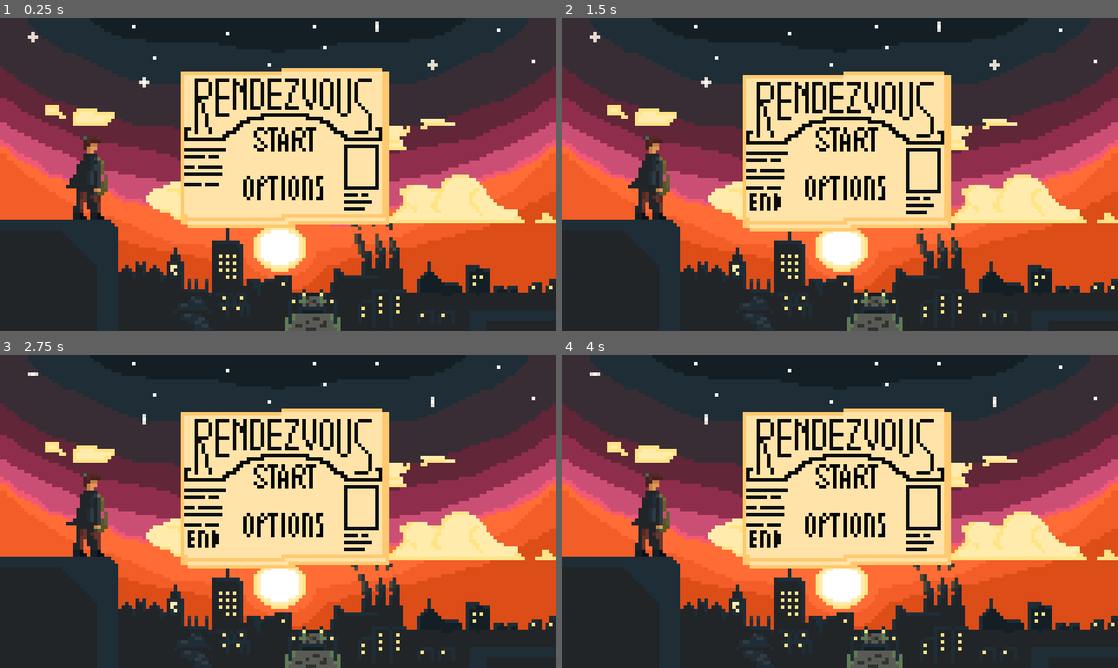
Above: before the commit, frames 1-4 (two rows, left to right).
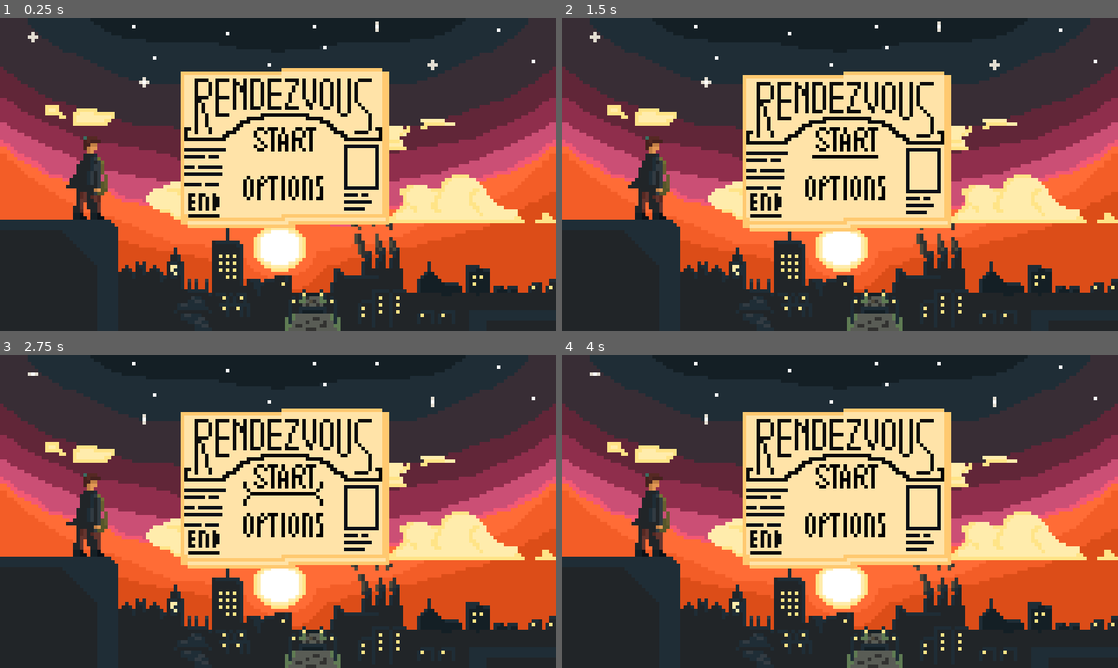
Above: after the commit, the same moments.

Repository: Zach9123/L1-Digital
Game: Godot game, scene res://Scenes/Main_Menu.tscn
Same seed, same stepped clock (60 frames per second), same inputs: the game is played once before the commit and once after it.
Inputs (mouse positions are in pixels of both pictures, inside the frame that each line leads up to):
- Up to frame 1 (0.25 s): no input
- Up to frame 2 (1.5 s): click (856, 199) at 0.52 s; click (845, 140) at 1.25 s
- Up to frame 3 (2.75 s): click (283, 477) at 2 s
- Up to frame 4 (4 s): click (845, 524) at 2.75 s; move the mouse to (962, 495) at 3.52 s; hold Right (ui_right) from 3.53 s (still down); tap Z (dash) at 3.6 s; tap Up (ui_up) at 3.77 s

The runs differ from the first frame. In frame 1, 0.3% of the frame differs, in the area x 33-40%, y 56-64%; in frame 2, 0.2%; in frame 3, 0.3%, in the area x 33-59%, y 40-64%; in frame 4, 0.1%.

Commit message:
V1.14
Finished animations for main menu, Need to make fuctional

Diff:
--- a/Rendezvous/Scenes/Main_Menu.tscn
+++ b/Rendezvous/Scenes/Main_Menu.tscn
@@ -5,6 +5,7 @@
 [ext_resource type="Texture2D" uid="uid://1u480x60vbbj" path="res://sprites/rendezvous_paper_titleV2.png" id="3_xvotp"]
 [ext_resource type="Texture2D" uid="uid://76idxjgcp63g" path="res://sprites/start_buttonV1.png" id="4_00u4r"]
 [ext_resource type="Texture2D" uid="uid://dpguoa7rpan8r" path="res://sprites/option_buttonV1.png" id="5_anlgx"]
+[ext_resource type="Texture2D" uid="uid://c4rnmuhwc4ly8" path="res://sprites/Endbutton.png" id="6_xvotp"]
 
 [sub_resource type="AtlasTexture" id="AtlasTexture_b7rmo"]
 atlas = ExtResource("2_rmbjf")
@@ -102,10 +103,6 @@
 atlas = ExtResource("3_xvotp")
 region = Rect2(448, 896, 448, 448)
 
-[sub_resource type="AtlasTexture" id="AtlasTexture_xeb2h"]
-atlas = ExtResource("3_xvotp")
-region = Rect2(896, 896, 448, 448)
-
 [sub_resource type="SpriteFrames" id="SpriteFrames_fu2oi"]
 animations = [{
 "frames": [{
@@ -132,15 +129,52 @@
 }, {
 "duration": 1.0,
 "texture": SubResource("AtlasTexture_q855l")
-}, {
-"duration": 1.0,
-"texture": SubResource("AtlasTexture_xeb2h")
 }],
 "loop": 0,
 "name": &"default",
 "speed": 8.0
 }]
 
+[sub_resource type="AtlasTexture" id="AtlasTexture_3d000"]
+atlas = ExtResource("5_anlgx")
+region = Rect2(0, 1344, 448, 448)
+
+[sub_resource type="AtlasTexture" id="AtlasTexture_ww33e"]
+atlas = ExtResource("5_anlgx")
+region = Rect2(896, 896, 448, 448)
+
+[sub_resource type="AtlasTexture" id="AtlasTexture_ckybc"]
+atlas = ExtResource("5_anlgx")
+region = Rect2(448, 896, 448, 448)
+
+[sub_resource type="AtlasTexture" id="AtlasTexture_q1hx3"]
+atlas = ExtResource("5_anlgx")
+region = Rect2(0, 896, 448, 448)
+
+[sub_resource type="AtlasTexture" id="AtlasTexture_g76vq"]
+atlas = ExtResource("5_anlgx")
+region = Rect2(896, 448, 448, 448)
+
+[sub_resource type="AtlasTexture" id="AtlasTexture_ffi30"]
+atlas = ExtResource("5_anlgx")
+region = Rect2(448, 448, 448, 448)
+
+[sub_resource type="AtlasTexture" id="AtlasTexture_3j2eb"]
+atlas = ExtResource("5_anlgx")
+region = Rect2(0, 448, 448, 448)
+
+[sub_resource type="AtlasTexture" id="AtlasTexture_jfol7"]
+atlas = ExtResource("5_anlgx")
+region = Rect2(896, 0, 448, 448)
+
+[sub_resource type="AtlasTexture" id="AtlasTexture_qd0wk"]
+atlas = ExtResource("5_anlgx")
+region = Rect2(448, 0, 448, 448)
+
+[sub_resource type="AtlasTexture" id="AtlasTexture_xmucj"]
+atlas = ExtResource("5_anlgx")
+region = Rect2(0, 0, 448, 448)
+
 [sub_resource type="AtlasTexture" id="AtlasTexture_xw7w0"]
 atlas = ExtResource("5_anlgx")
 region = Rect2(0, 0, 448, 448)
@@ -185,6 +219,41 @@
 animations = [{
 "frames": [{
 "duration": 1.0,
+"texture": SubResource("AtlasTexture_3d000")
+}, {
+"duration": 1.0,
+"texture": SubResource("AtlasTexture_ww33e")
+}, {
+"duration": 1.0,
+"texture": SubResource("AtlasTexture_ckybc")
+}, {
+"duration": 1.0,
+"texture": SubResource("AtlasTexture_q1hx3")
+}, {
+"duration": 1.0,
+"texture": SubResource("AtlasTexture_g76vq")
+}, {
+"duration": 1.0,
+"texture": SubResource("AtlasTexture_ffi30")
+}, {
+"duration": 1.0,
+"texture": SubResource("AtlasTexture_3j2eb")
+}, {
+"duration": 1.0,
+"texture": SubResource("AtlasTexture_jfol7")
+}, {
+"duration": 1.0,
+"texture": SubResource("AtlasTexture_qd0wk")
+}, {
+"duration": 1.0,
+"texture": SubResource("AtlasTexture_xmucj")
+}],
+"loop": 0,
+"name": &"Off",
+"speed": 35.0
+}, {
+"frames": [{
+"duration": 1.0,
 "texture": SubResource("AtlasTexture_xw7w0")
 }, {
 "duration": 1.0,
@@ -214,10 +283,50 @@
 "duration": 1.0,
 "texture": SubResource("AtlasTexture_akrlg")
 }],
-"loop": 1,
-"name": &"default",
-"speed": 5.0
+"loop": 0,
+"name": &"On",
+"speed": 30.0
 }]
+
+[sub_resource type="AtlasTexture" id="AtlasTexture_3c2ud"]
+atlas = ExtResource("4_00u4r")
+region = Rect2(0, 1344, 448, 448)
+
+[sub_resource type="AtlasTexture" id="AtlasTexture_85nyg"]
+atlas = ExtResource("4_00u4r")
+region = Rect2(896, 896, 448, 448)
+
+[sub_resource type="AtlasTexture" id="AtlasTexture_axvr0"]
+atlas = ExtResource("4_00u4r")
+region = Rect2(448, 896, 448, 448)
+
+[sub_resource type="AtlasTexture" id="AtlasTexture_yjufm"]
+atlas = ExtResource("4_00u4r")
+region = Rect2(0, 896, 448, 448)
+
+[sub_resource type="AtlasTexture" id="AtlasTexture_dpyhi"]
+atlas = ExtResource("4_00u4r")
+region = Rect2(896, 448, 448, 448)
+
+[sub_resource type="AtlasTexture" id="AtlasTexture_swhwc"]
+atlas = ExtResource("4_00u4r")
+region = Rect2(448, 448, 448, 448)
+
+[sub_resource type="AtlasTexture" id="AtlasTexture_saito"]
+atlas = ExtResource("4_00u4r")
+region = Rect2(0, 448, 448, 448)
+
+[sub_resource type="AtlasTexture" id="AtlasTexture_up240"]
+atlas = ExtResource("4_00u4r")
+region = Rect2(896, 0, 448, 448)
+
+[sub_resource type="AtlasTexture" id="AtlasTexture_mlhcm"]
+atlas = ExtResource("4_00u4r")
+region = Rect2(448, 0, 448, 448)
+
+[sub_resource type="AtlasTexture" id="AtlasTexture_rw4q3"]
+atlas = ExtResource("4_00u4r")
+region = Rect2(0, 0, 448, 448)
 
 [sub_resource type="AtlasTexture" id="AtlasTexture_53v7h"]
 atlas = ExtResource("4_00u4r")
@@ -263,6 +372,41 @@
 animations = [{
 "frames": [{
 "duration": 1.0,
+"texture": SubResource("AtlasTexture_3c2ud")
+}, {
+"duration": 1.0,
+"texture": SubResource("AtlasTexture_85nyg")
+}, {
+"duration": 1.0,
+"texture": SubResource("AtlasTexture_axvr0")
+}, {
+"duration": 1.0,
+"texture": SubResource("AtlasTexture_yjufm")
+}, {
+"duration": 1.0,
+"texture": SubResource("AtlasTexture_dpyhi")
+}, {
+"duration": 1.0,
+"texture": SubResource("AtlasTexture_swhwc")
+}, {
+"duration": 1.0,
+"texture": SubResource("AtlasTexture_saito")
+}, {
+"duration": 1.0,
+"texture": SubResource("AtlasTexture_up240")
+}, {
+"duration": 1.0,
+"texture": SubResource("AtlasTexture_mlhcm")
+}, {
+"duration": 1.0,
+"texture": SubResource("AtlasTexture_rw4q3")
+}],
+"loop": 0,
+"name": &"Off",
+"speed": 35.0
+}, {
+"frames": [{
+"duration": 1.0,
 "texture": SubResource("AtlasTexture_53v7h")
 }, {
 "duration": 1.0,
@@ -292,8 +436,91 @@
 "duration": 1.0,
 "texture": SubResource("AtlasTexture_u2ek0")
 }],
-"loop": 1,
-"name": &"default",
+"loop": 0,
+"name": &"On",
+"speed": 30.0
+}]
+
+[sub_resource type="AtlasTexture" id="AtlasTexture_xeb2h"]
+atlas = ExtResource("6_xvotp")
+region = Rect2(0, 448, 224, 224)
+
+[sub_resource type="AtlasTexture" id="AtlasTexture_yid8e"]
+atlas = ExtResource("6_xvotp")
+region = Rect2(224, 224, 224, 224)
+
+[sub_resource type="AtlasTexture" id="AtlasTexture_xpg64"]
+atlas = ExtResource("6_xvotp")
+region = Rect2(0, 224, 224, 224)
+
+[sub_resource type="AtlasTexture" id="AtlasTexture_2jq7w"]
+atlas = ExtResource("6_xvotp")
+region = Rect2(224, 0, 224, 224)
+
+[sub_resource type="AtlasTexture" id="AtlasTexture_oikpq"]
+atlas = ExtResource("6_xvotp")
+region = Rect2(0, 0, 224, 224)
+
+[sub_resource type="AtlasTexture" id="AtlasTexture_n1yau"]
+atlas = ExtResource("6_xvotp")
+region = Rect2(0, 0, 224, 224)
+
+[sub_resource type="AtlasTexture" id="AtlasTexture_rn2ff"]
+atlas = ExtResource("6_xvotp")
+region = Rect2(224, 0, 224, 224)
+
+[sub_resource type="AtlasTexture" id="AtlasTexture_73vr3"]
+atlas = ExtResource("6_xvotp")
+region = Rect2(0, 224, 224, 224)
+
+[sub_resource type="AtlasTexture" id="AtlasTexture_jxfl3"]
+atlas = ExtResource("6_xvotp")
+region = Rect2(224, 224, 224, 224)
+
+[sub_resource type="AtlasTexture" id="AtlasTexture_m6wnu"]
+atlas = ExtResource("6_xvotp")
+region = Rect2(0, 448, 224, 224)
+
+[sub_resource type="SpriteFrames" id="SpriteFrames_oxswf"]
+animations = [{
+"frames": [{
+"duration": 1.0,
+"texture": SubResource("AtlasTexture_xeb2h")
+}, {
+"duration": 1.0,
+"texture": SubResource("AtlasTexture_yid8e")
+}, {
+"duration": 1.0,
+"texture": SubResource("AtlasTexture_xpg64")
+}, {
+"duration": 1.0,
+"texture": SubResource("AtlasTexture_2jq7w")
+}, {
+"duration": 1.0,
+"texture": SubResource("AtlasTexture_oikpq")
+}],
+"loop": 0,
+"name": &"Off",
+"speed": 5.0
+}, {
+"frames": [{
+"duration": 1.0,
+"texture": SubResource("AtlasTexture_n1yau")
+}, {
+"duration": 1.0,
+"texture": SubResource("AtlasTexture_rn2ff")
+}, {
+"duration": 1.0,
+"texture": SubResource("AtlasTexture_73vr3")
+}, {
+"duration": 1.0,
+"texture": SubResource("AtlasTexture_jxfl3")
+}, {
+"duration": 1.0,
+"texture": SubResource("AtlasTexture_m6wnu")
+}],
+"loop": 0,
+"name": &"On",
 "speed": 5.0
 }]
 
@@ -312,7 +539,7 @@
 position = Vector2(574, 290)
 sprite_frames = SubResource("SpriteFrames_fu2oi")
 autoplay = "default"
-frame = 8
+frame = 7
 frame_progress = 1.0
 
 [node name="Button_Manager" type="Control" parent="." unique_id=1704020457]
@@ -332,6 +559,7 @@
 texture_filter = 1
 position = Vector2(84, 28)
 sprite_frames = SubResource("SpriteFrames_b7rmo")
+animation = &"Off"
 
 [node name="StartButton" type="TextureButton" parent="Button_Manager" unique_id=785440382]
 layout_mode = 0
@@ -344,3 +572,22 @@
 texture_filter = 1
 position = Vector2(64, 28)
 sprite_frames = SubResource("SpriteFrames_00u4r")
+animation = &"Off"
+
+[node name="End Button" type="TextureButton" parent="Button_Manager" unique_id=1057674319]
+layout_mode = 0
+offset_left = 574.0
+offset_top = 346.0
+offset_right = 614.0
+offset_bottom = 386.0
+
+[node name="AnimatedSprite2D" type="AnimatedSprite2D" parent="Button_Manager/End Button" unique_id=61197637]
+texture_filter = 1
+position = Vector2(-160, 28)
+sprite_frames = SubResource("SpriteFrames_oxswf")
+animation = &"Off"
+
+[connection signal="mouse_entered" from="Button_Manager/OptionsButton" to="." method="_on_options_button_mouse_entered"]
+[connection signal="mouse_exited" from="Button_Manager/OptionsButton" to="." method="_on_options_button_mouse_exited"]
+[connection signal="mouse_entered" from="Button_Manager/StartButton" to="." method="_on_start_button_mouse_entered"]
+[connection signal="mouse_exited" from="Button_Manager/StartButton" to="." method="_on_start_button_mouse_exited"]
--- a/Rendezvous/Scripts/main_menu.gd
+++ b/Rendezvous/Scripts/main_menu.gd
@@ -1,15 +1,31 @@
 extends Node2D
 
+@onready var start_sprite: AnimatedSprite2D = $Button_Manager/StartButton/Start
+@onready var options_sprite: AnimatedSprite2D = $Button_Manager/OptionsButton/Options
 
-# Called when the node enters the scene tree for the first time.
 func _ready() -> void:
-	pass # Replace with function body.
+	# Set both sprites to use the "On" animation
+	start_sprite.animation = "On"
+	options_sprite.animation = "On"
 
+	# Jump exactly to frame 1 (or 0 for the first image)
+	start_sprite.frame = 1
+	options_sprite.frame = 1
 
-# Called every frame. 'delta' is the elapsed time since the previous frame.
-func _process(delta: float) -> void:
-	pass
+	# Stop them from playing so they stay frozen on that frame until hovered
+	start_sprite.stop()
+	options_sprite.stop()
 
+# --- Start Button ---
+func _on_start_button_mouse_entered() -> void:
+	start_sprite.play("On")
 
-func _on_start_pressed() -> void:
-	get_tree().change_scene_to_file("res://Scenes/level_1.tscn")
+func _on_start_button_mouse_exited() -> void:
+	start_sprite.play("Off")
+
+# --- Options Button ---
+func _on_options_button_mouse_entered() -> void:
+	options_sprite.play("On")
+
+func _on_options_button_mouse_exited() -> void:
+	options_sprite.play("Off")
